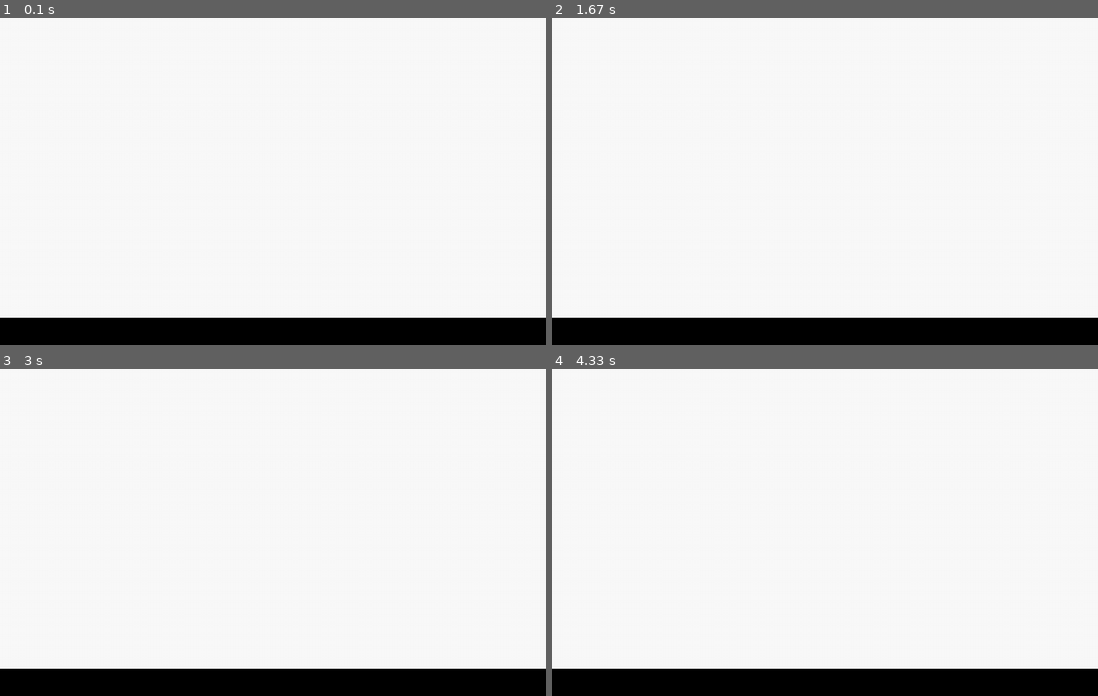
Above: before the commit, frames 1-4 (two rows, left to right).
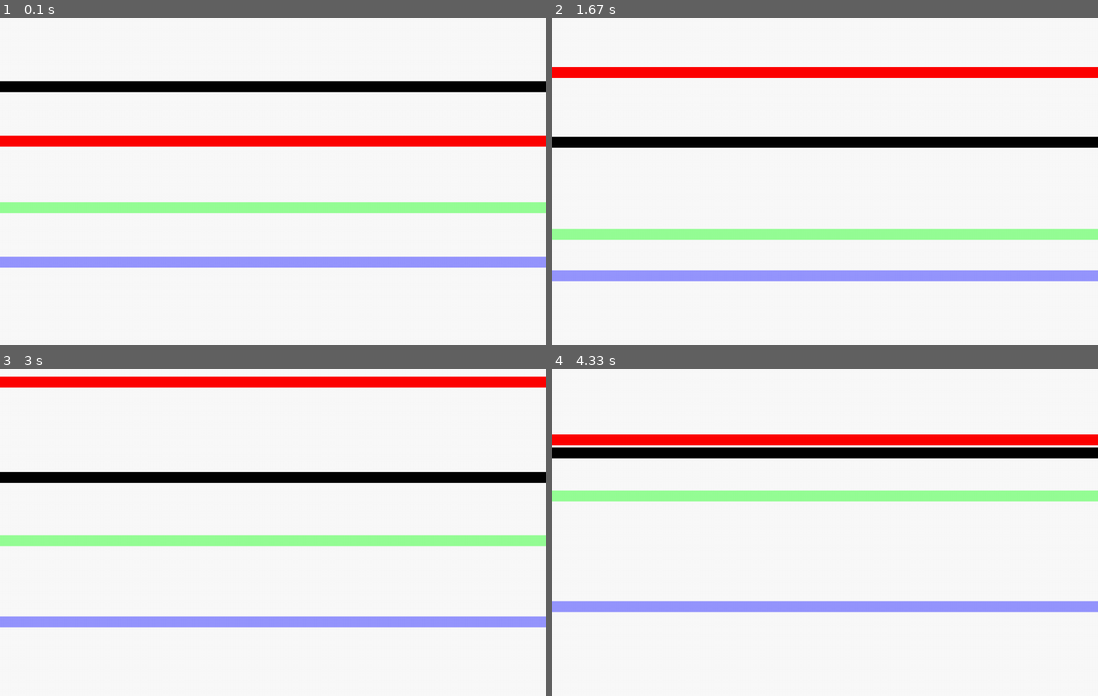
Above: after the commit, the same moments.

Repository: grigoriy835/sandbox
Game: pygame game, started from maverik_game/run.py
Two runs of this game, one before a commit and one after it. Both use one fixed random seed, a clock stepped at 60 frames per second and the inputs below.
Inputs (mouse positions are in pixels of both pictures, inside the frame that each line leads up to):
- Up to frame 1 (0.1 s): no input
- Up to frame 2 (1.67 s): tap Space at 0.33, 0.73, 1.03, 1.23, 1.57 s; move the mouse to (655, 132) at 0.7 s; move the mouse to (835, 70) at 1.2 s; move the mouse to (808, 125) at 1.53 s
- Up to frame 3 (3 s): tap Space at 1.87, 2.07, 2.37, 2.63, 2.97 s; move the mouse to (414, 503) at 2.03 s; move the mouse to (387, 473) at 2.6 s; move the mouse to (294, 519) at 2.93 s
- Up to frame 4 (4.33 s): tap Space at 3.27, 3.4, 3.8, 4.1 s; move the mouse to (743, 627) at 3.37 s; move the mouse to (737, 424) at 3.77 s

The runs differ from the first frame. In frame 1, 22% of the frame differs, in the area x 0-100%, y 19-100%; in frame 2, 22%; in frame 3, 22%, in the area x 0-100%, y 2-100%; in frame 4, 22%.

Commit message:
lines game by pygame

Diff:
--- a/maverik_game/run.py
+++ b/maverik_game/run.py
@@ -2,10 +2,10 @@
 import pygame
 from pygame import draw
 from pygame.locals import *
+import random
 
 if not pygame.font: print('Warning, fonts disabled')
 if not pygame.mixer: print('Warning, sound disabled')
-
 
 def main():
     colors = {
@@ -17,28 +17,78 @@
     }
     # Initialize Everything
     pygame.init()
-    screen = pygame.display.set_mode((1000, 600))
+    screen = pygame.display.set_mode((1000,600))
     pygame.display.set_caption('fuck')
     # pygame.mouse.set_visible(0)
 
-    # Create The Backgound
+    #The Backgound
     background = pygame.Surface(screen.get_size())
     background = background.convert()
     background.fill((250, 250, 250))
+    screen.blit(background, (0, 0))
 
-    rect = draw.rect(background, colors['black'], [0,550,1000,560])
+    lines = [
+        {
+            'color': colors['black'],
+            'height': 111,
+            'speed': 1,
+            'acceleration': 1,
+            'direction': 1,
+            'switch_chance': 10,
+        },
+        {
+            'color': colors['read'],
+            'height': 222,
+            'speed': 1,
+            'acceleration': 4,
+            'direction': -1,
+            'switch_chance': 0,
+        },
+        {
+            'color': colors['grin'],
+            'height': 333,
+            'speed': 1,
+            'acceleration': 0.3,
+            'direction': 1,
+            'switch_chance': 4,
+        },
+        {
+            'color': colors['blue'],
+            'height': 444,
+            'speed': 1,
+            'acceleration': 1.5,
+            'direction': 1,
+            'switch_chance': 84,
+        },
+    ]
 
-    # Display The Background
-    screen.blit(background, (0, 0))
-    pygame.display.flip()
+    def draw_next_frame():
 
-    rect = draw.rect(background, colors['black'], [0, 10, 1000, 20])
+        background.fill((250, 250, 250))
+        for line in lines:
+            if random.random()*1000 < line['switch_chance']:
+                line['direction'] *= -1
+            if line['speed'] > 10 or line['speed'] < 0:
+                line['acceleration'] = -line['acceleration']
+            line['speed'] = line['speed'] + line['acceleration']/120
+            next_height = line['height'] + line['speed'] * line['direction']
+            if next_height > 580:
+                next_height = 1160 - next_height
+                line['direction'] *= -1
+            if next_height < 0:
+                next_height = -next_height
+                line['direction'] *= -1
+            line['height'] = next_height
+            rect = draw.rect(background, line['color'], [0, int(line['height']), 1000, 20])
 
-    pygame.display.update()
+        screen.blit(background, (0, 0))
+        pygame.display.update()
+
     clock = pygame.time.Clock()
     # Main Loop
     going = True
-    key_dict = {}
+    key_dict = {32: True}
+    pause = False
     while going:
         clock.tick(60)
         for event in pygame.event.get():
@@ -48,7 +98,13 @@
                 going = False
             if event.type == KEYDOWN:
                 if event.key in key_dict:
-                    pass
+                    # pause = not pause
+                    for line in lines:
+                        line['speed'] = 1
+
+        if not pause:
+            draw_next_frame()
+
 
     pygame.quit()
 
